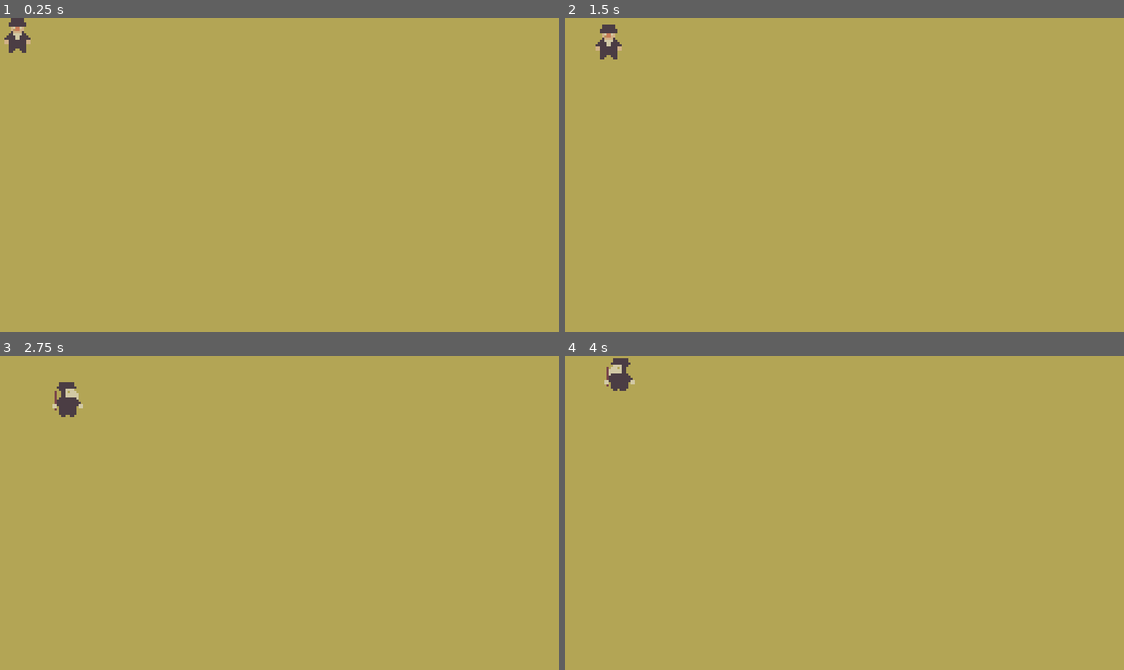
Above: before the commit, frames 1-4 (two rows, left to right).
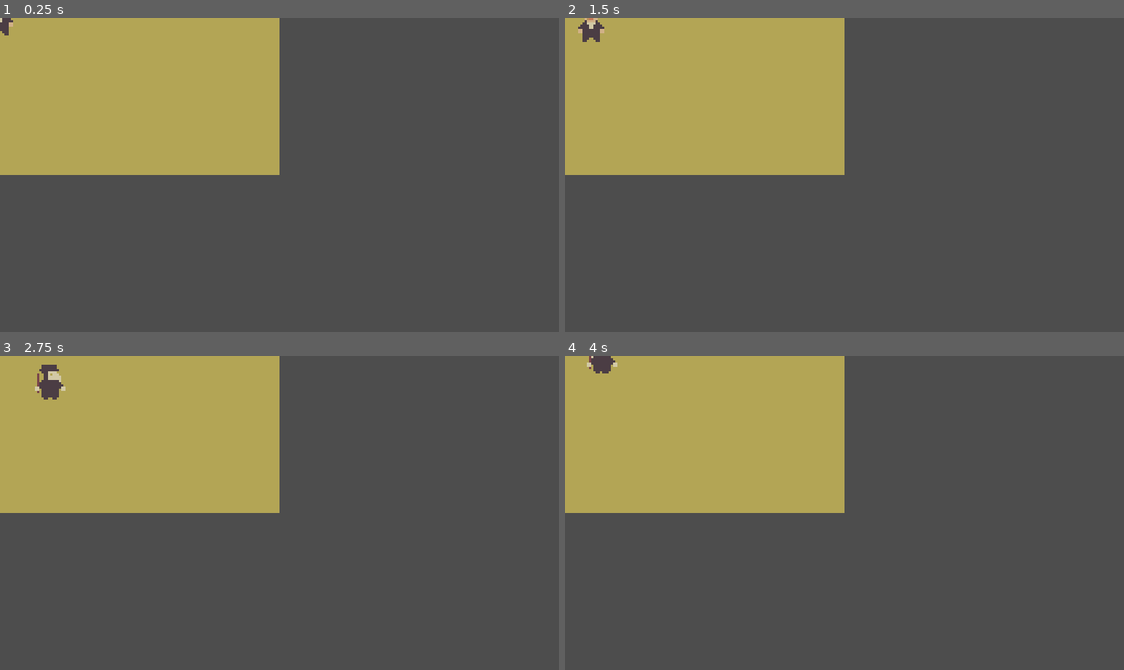
Above: after the commit, the same moments.

Repository: trevorwinser/PlaguePriest
Game: Godot game, scene res://maps/prologue/prologue_1/prologue_1.tscn
Two runs of this game, one before a commit and one after it. Both use one fixed random seed, a clock stepped at 60 frames per second and the inputs below.
Inputs:
- Up to frame 1 (0.25 s): no input
- Up to frame 2 (1.5 s): tap Enter at 0.5 s; hold D (right) 0.53-1.28 s; hold X (switch) 0.53-1.28 s; hold S (down) from 1.28 s (still down); tap X (switch) at 1.35 s
- Up to frame 3 (2.75 s): release S (down) at 2.03 s; hold D (right) from 2.03 s (still down); hold X (switch) from 2.03 s (still down)
- Up to frame 4 (4 s): release D (right) at 2.78 s; release X (switch) at 2.78 s; hold W (up) 2.78-3.53 s; tap X (switch) at 2.85 s; hold A (left) from 3.53 s (still down); hold X (switch) from 3.53 s (still down)

The runs differ from the first frame. In frame 1, 75% of the frame differs, in the area x 0-100%, y 0-100%; in frame 2, 76%; in frame 3, 76%; in frame 4, 76%.

Commit message:
Small changes

Diff:
--- a/characters/mc/mc.gd
+++ b/characters/mc/mc.gd
@@ -8,7 +8,7 @@
 @onready var character_state = animation_tree.get("parameters/playback")
 @onready var priest_state = animation_tree.get("parameters/Priest/playback")
 @onready var plague_state = animation_tree.get("parameters/Plague/playback")
-var input_direction = Vector2.ZERO
+
 
 func _ready():
 	update_animation_parameters(starting_direction)
@@ -18,8 +18,7 @@
 		Input.get_action_strength("right") - Input.get_action_strength("left"),
 		Input.get_action_strength("down") - Input.get_action_strength("up")
 	)
-	if (input_direction != Vector2.ZERO):
-		print(input_direction)
+
 	velocity = input_direction * move_speed
 
 	move_and_slide()
@@ -53,13 +52,5 @@
 			character_state.travel("Priest")
 		else:
 			character_state.travel("Plague")
-	elif event.is_action_pressed("exit"):
+	if event.is_action_pressed("exit"):
 			get_tree().quit()
-	elif event.is_action_pressed("up"):
-		input_direction = Vector2(0,-1)
-	elif event.is_action_pressed("down"):
-		input_direction = Vector2(0,1)
-	elif event.is_action_pressed("left"):
-		input_direction = Vector2(-1,0)
-	elif event.is_action_pressed("right"):
-		input_direction = Vector2(1,0)
--- a/maps/prologue/prologue_1/prologue_1.tscn
+++ b/maps/prologue/prologue_1/prologue_1.tscn
@@ -6,7 +6,7 @@
 [node name="Node2D" type="Node2D"]
 
 [node name="TileMap" parent="." instance=ExtResource("2_yixrs")]
+position = Vector2(-128, -72)
 layer_0/tile_data = PackedInt32Array(0, 262144, 1, 65536, 262144, 1, 131072, 262144, 1, 196608, 262144, 1, 262144, 2621 …(2563 unchanged characters)…
 
 [node name="PlaguePriest" parent="." instance=ExtResource("1_erqw8")]
-position = Vector2(8, 8)
